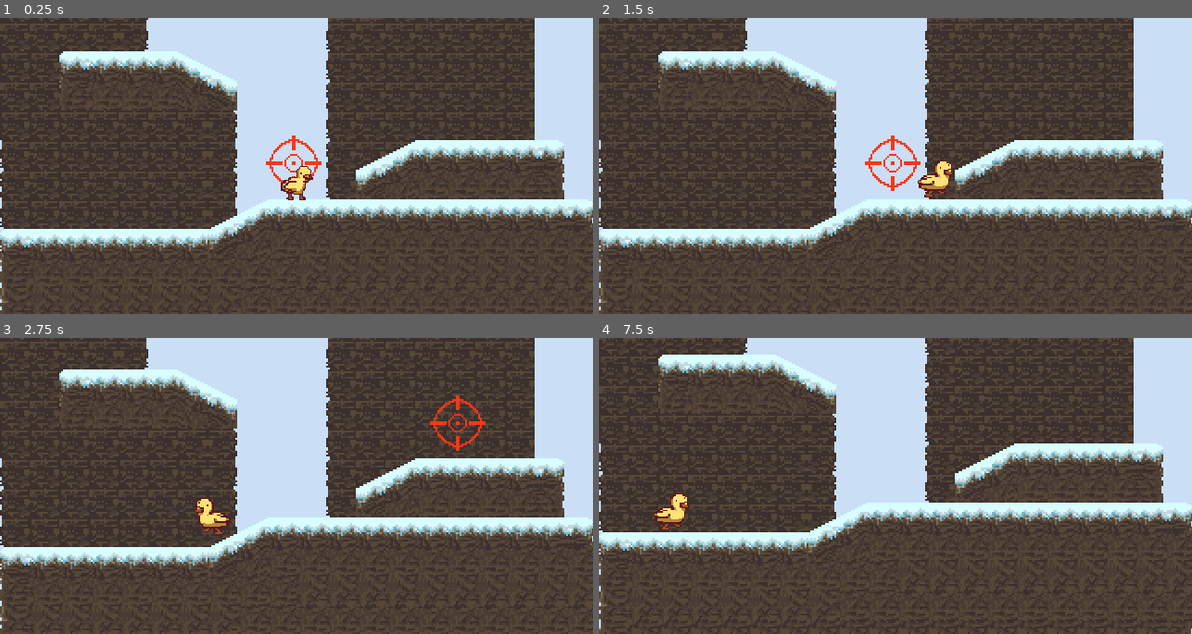
Above: before the commit, frames 1-4 (two rows, left to right).
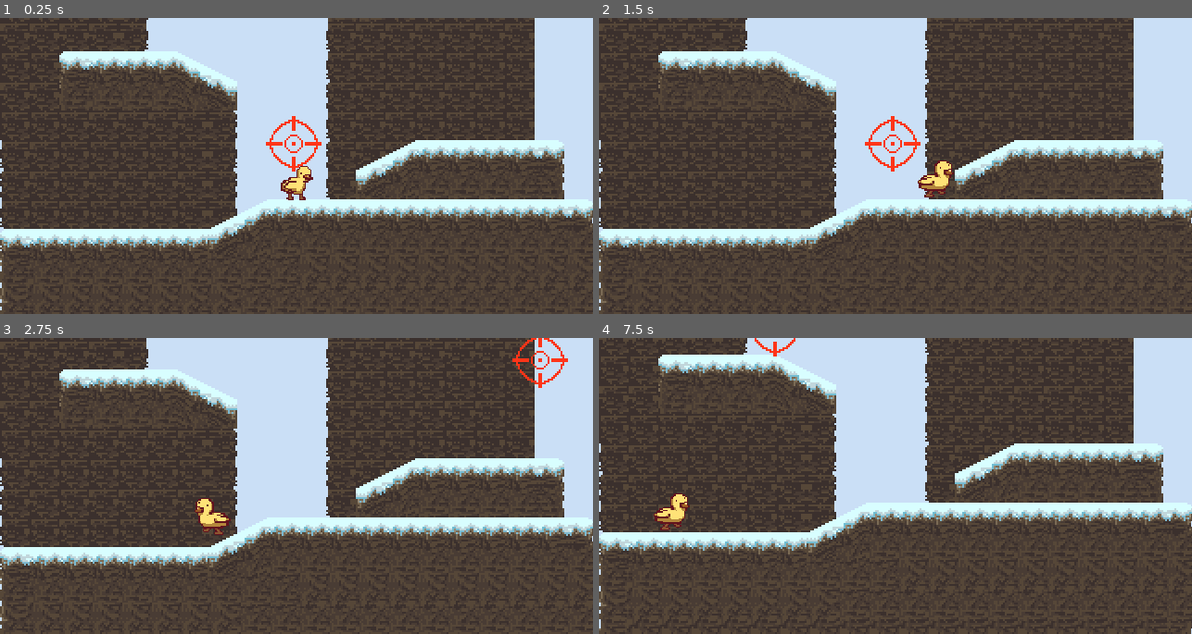
Above: after the commit, the same moments.

Repository: AlexPham0209/DuckedUp
Game: Godot game, scene res://src/Scenes/MainLevel.tscn
The game is run twice, just before and just after one commit, with the same random seed, the same clock (stepped at 60 frames per second) and the same inputs.
Inputs (mouse positions are in pixels of both pictures, inside the frame that each line leads up to):
- Up to frame 1 (0.25 s): no input
- Up to frame 2 (1.5 s): move the mouse to (895, 183) at 0.52 s; hold D (Right) from 0.53 s (still down); click (895, 183) at 0.67 s; move the mouse to (776, 180) at 1.27 s
- Up to frame 3 (2.75 s): move the mouse to (355, 420) at 2.02 s; release D (Right) at 2.03 s; hold A (Left) from 2.03 s (still down)
- Up to frame 4 (7.5 s): move the mouse to (865, 545) at 2.77 s; release A (Left) at 2.78 s; hold D (Right) 2.78-4.28 s; click (865, 545) at 2.92 s; move the mouse to (1073, 530) at 3.52 s; move the mouse to (717, 441) at 4.27 s; hold A (Left) 4.28-5.03 s; move the mouse to (925, 486) at 5.02 s; hold D (Right) 5.03-5.78 s; click (925, 486) at 5.17 s; move the mouse to (806, 412) at 5.77 s; hold A (Left) 5.78-7.28 s; move the mouse to (1025, 471) at 6.52 s; move the mouse to (776, 500) at 7.27 s; hold D (Right) from 7.28 s (still down); click (776, 500) at 7.42 s

The runs differ from the first frame. In frame 1, 0.5% of the frame differs, in the area x 44-55%, y 33-56%; in frame 2, 0.6%; in frame 3, 0.7%, in the area x 72-96%, y 0-39%; in frame 4, 0.1%.

Commit message:
Revamped region detection system

Diff:
--- a/src/Scenes/Bird.tscn
+++ b/src/Scenes/Bird.tscn
@@ -18,6 +18,9 @@
 
 [sub_resource type="CircleShape2D" id="CircleShape2D_hhbrf"]
 radius = 5.65685
+
+[sub_resource type="RectangleShape2D" id="RectangleShape2D_wmhx4"]
+size = Vector2(22.2047, 19.1903)
 
 [sub_resource type="Animation" id="Animation_86few"]
 resource_name = "Idle"
@@ -107,6 +110,14 @@
 [node name="Area2D" type="CollisionShape2D" parent="CrosshairCollision"]
 shape = SubResource("CircleShape2D_hhbrf")
 
+[node name="RegionCollision" type="Area2D" parent="."]
+collision_mask = 16
+
+[node name="CollisionShape2D" type="CollisionShape2D" parent="RegionCollision"]
+position = Vector2(0, -0.528589)
+scale = Vector2(1.17092, 1.30572)
+shape = SubResource("RectangleShape2D_wmhx4")
+
 [node name="AnimationPlayer" type="AnimationPlayer" parent="."]
 libraries = {
 "": SubResource("AnimationLibrary_2s5yg")
@@ -133,4 +144,5 @@
 
 [connection signal="input_event" from="MouseCollision" to="StateMachine/Idle" method="_on_mouse_collision_input_event"]
 [connection signal="input_event" from="MouseCollision" to="StateMachine/Air" method="_on_mouse_collision_input_event"]
+[connection signal="area_entered" from="RegionCollision" to="." method="_on_region_collision_area_entered"]
 [connection signal="timeout" from="GlideTimer" to="StateMachine/Launch" method="_on_glide_timer_timeout"]
--- a/src/Scenes/MainLevel.tscn
+++ b/src/Scenes/MainLevel.tscn
@@ -24,7 +24,7 @@
 JUMP_VELOCITY = 4.0
 range = Vector2(60, 120)
 
-[node name="Camera" parent="Bird" index="7"]
+[node name="Camera" parent="Bird" index="8"]
 NOISE_SHAKE_SPEED = 10.0
 NOISE_SHAKE_STRENGTH = 10.0
 time = 0.1
@@ -79,6 +79,9 @@
 [node name="TopLeft" parent="Region" index="2"]
 position = Vector2(-150, -183)
 
+[node name="Trigger" parent="Region" index="3"]
+collision_mask = 0
+
 [node name="CollisionShape2D" parent="Region/Trigger" index="0"]
 position = Vector2(10, -47)
 
--- /dev/null
+++ b/src/Scenes/RegionCollision.tscn
@@ -0,0 +1,11 @@
+[gd_scene load_steps=2 format=3 uid="uid://dm708xnfc6kdq"]
+
+[sub_resource type="CircleShape2D" id="CircleShape2D_app16"]
+radius = 17.0
+
+[node name="RegionCollision" type="Area2D"]
+collision_layer = 64
+collision_mask = 16
+
+[node name="CollisionShape2D" type="CollisionShape2D" parent="."]
+shape = SubResource("CircleShape2D_app16")
--- a/src/Scenes/States/SearchingState.gd
+++ b/src/Scenes/States/SearchingState.gd
@@ -6,7 +6,7 @@
 var top = 0
 var bottom = 0
 var direction = 1
-var current_area : Area2D
+var current_region
 
 enum Action {
 	START,
@@ -16,27 +16,21 @@
 
 var action : Action = Action.START
 
-func _ready():
-	Signals.enter_region.connect(enter_region)
-
 func enter(param : Dictionary = {}):
 	time = 0
 
-
 func physics_update(delta):
-	match(action):
-		Action.PATROL:
-			patrol(delta)
-
-		Action.MOVING:
-			move(delta)
+	if Global.bird.current_region != self.current_region:
+		move(delta)
+	else:
+		patrol(delta)
 
 
 func move(delta):
 	time += delta
 	var x = crosshair.amplitude * crosshair.frequency * cos(crosshair.frequency * time)
 	var distance = abs(Global.bird.global_position.y - crosshair.global_position.y)
-
+	direction = -1 if crosshair.global_position.y < pivot else 1
 	if distance > 2:
 		crosshair.position.y += direction * crosshair.searching_speed * delta
 	crosshair.position.x += x * delta
@@ -52,15 +46,6 @@
 	crosshair.position.y += direction * crosshair.searching_speed * delta
 	crosshair.position.x += x * delta
 
-func enter_region(top, bottom, pivot, area):
-	self.top = top
-	self.bottom = bottom
-	self.pivot = pivot
-	if area != current_area:
-		self.action = Action.MOVING
-
-	direction = -1 if crosshair.global_position.y > pivot else 1
-
 
 func _on_proximity_area_entered(area):
 	if state_machine.state != self:
@@ -68,9 +53,8 @@
 
 	transition_to.emit("Attacking", {})
 
-
 func _on_region_area_entered(area):
-	if state_machine.state != self:
-		return
-	self.current_area = area
-	self.action = Action.PATROL
+	self.current_region = area.get_parent()
+	self.pivot = current_region.pivot.get_global_position().y
+	self.top = current_region.top_left.get_global_position().y
+	self.bottom = current_region.bottom_right.get_global_position().y
--- a/src/Scripts/Bird.gd
+++ b/src/Scripts/Bird.gd
@@ -21,6 +21,7 @@
 # Get the gravity from the project settings to be synced with RigidBody nodes
 var gravity = ProjectSettings.get_setting("physics/2d/default_gravity")
 var flaps = 0
+var current_region
 
 func _ready():
 	Global.bird = self
@@ -53,3 +54,8 @@
 
 func on_hit():
 	state_machine.transition_to("Air", {"angle" : randf_range(range.x, range.y), "magnitude" : 200})
+
+
+func _on_region_collision_area_entered(area):
+	print("new region")
+	current_region = area.get_parent()
Not shown: 1 places in src/Scenes/Bird.tscn that only renumber resources
